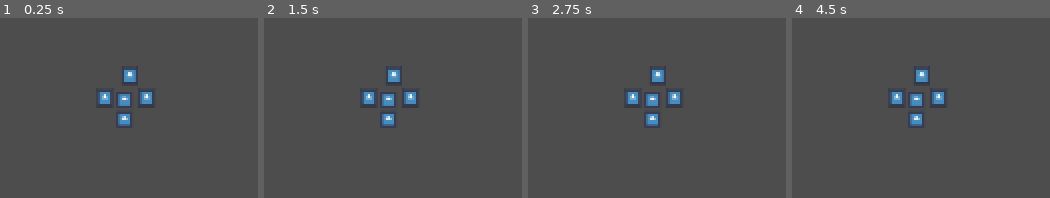
Above: before the commit, frames 1-4 (left to right).
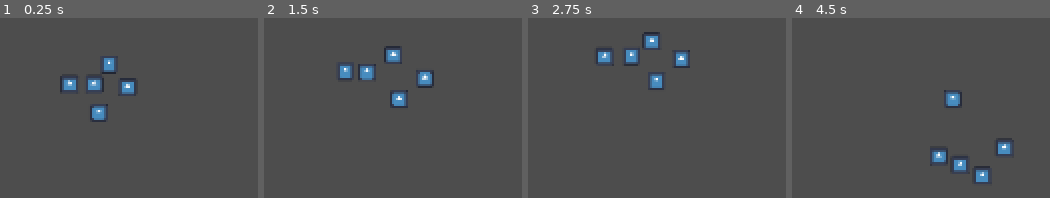
Above: after the commit, the same moments.

Repository: lm98/team-survival
Game: Godot game, scene res://scenes/game.tscn
Same seed, same stepped clock (60 frames per second), same inputs: the game is played once before the commit and once after it. The engine's default icon, where the game draws it, is replaced by a stand-in: a white triangle on a blue panel in a dark square.
Inputs (mouse positions are in pixels of both pictures, inside the frame that each line leads up to):
- Up to frame 1 (0.25 s): no input
- Up to frame 2 (1.5 s): move the mouse to (outside the picture) at 0.52 s; click (outside the picture) at 0.6 s; move the mouse to (outside the picture) at 1.27 s; click (outside the picture) at 1.35 s
- Up to frame 3 (2.75 s): move the mouse to (outside the picture) at 2.02 s; click (outside the picture) at 2.1 s
- Up to frame 4 (4.5 s): move the mouse to (outside the picture) at 2.77 s; click (outside the picture) at 2.85 s; move the mouse to (outside the picture) at 3.52 s; click (outside the picture) at 3.6 s; move the mouse to (outside the picture) at 4.27 s; click (outside the picture) at 4.35 s

The runs differ from the first frame. In frame 1, 3.9% of the frame differs, in the area x 23-60%, y 21-60%; in frame 2, 3.9%; in frame 3, 3.7%; in frame 4, 4.1%, in the area x 37-87%, y 28-93%.

Commit message:
feat: add team management and improve movement

Diff:
--- a/scenes/player_team.tscn
+++ b/scenes/player_team.tscn
@@ -5,32 +5,48 @@
 
 [sub_resource type="CircleShape2D" id="CircleShape2D_ju3rd"]
 
-[node name="PlayerTeam" type="Area2D"]
+[node name="PlayerTeam" type="Area2D" node_paths=PackedStringArray("spawn_points")]
 script = ExtResource("1_0yh88")
+spawn_points = [NodePath("SpawningShape/SpawnPoint-1"), NodePath("SpawningShape/SpawnPoint-2"), NodePath("SpawningShape/SpawnPoint-3"), NodePath("SpawningShape/SpawnPoint-4"), NodePath("SpawningShape/SpawnPoint-5")]
 
 [node name="SpawningShape" type="CollisionShape2D" parent="."]
+unique_name_in_owner = true
+scale = Vector2(2.025, 2.025)
 shape = SubResource("CircleShape2D_ju3rd")
 
 [node name="SpawnPoint-1" type="Node2D" parent="SpawningShape"]
 
-[node name="TestPlayer" parent="SpawningShape/SpawnPoint-1" instance=ExtResource("1_270gj")]
-
 [node name="SpawnPoint-2" type="Node2D" parent="SpawningShape"]
 position = Vector2(10, 0)
-
-[node name="TestPlayer" parent="SpawningShape/SpawnPoint-2" instance=ExtResource("1_270gj")]
 
 [node name="SpawnPoint-3" type="Node2D" parent="SpawningShape"]
 position = Vector2(0, 10)
 
-[node name="TestPlayer" parent="SpawningShape/SpawnPoint-3" instance=ExtResource("1_270gj")]
-
 [node name="SpawnPoint-4" type="Node2D" parent="SpawningShape"]
 position = Vector2(-10, 0)
-
-[node name="TestPlayer" parent="SpawningShape/SpawnPoint-4" instance=ExtResource("1_270gj")]
 
 [node name="SpawnPoint-5" type="Node2D" parent="SpawningShape"]
 position = Vector2(0, -10)
 
-[node name="TestPlayer" parent="SpawningShape/SpawnPoint-5" instance=ExtResource("1_270gj")]
+[node name="TestPlayer-1" parent="." instance=ExtResource("1_270gj")]
+unique_name_in_owner = true
+speed = 100
+
+[node name="TestPlayer-2" parent="." instance=ExtResource("1_270gj")]
+unique_name_in_owner = true
+position = Vector2(20, 0)
+speed = 80
+
+[node name="TestPlayer-3" parent="." instance=ExtResource("1_270gj")]
+unique_name_in_owner = true
+position = Vector2(0, 20)
+speed = 85
+
+[node name="TestPlayer-4" parent="." instance=ExtResource("1_270gj")]
+unique_name_in_owner = true
+position = Vector2(-20, 0)
+speed = 90
+
+[node name="TestPlayer-5" parent="." instance=ExtResource("1_270gj")]
+unique_name_in_owner = true
+position = Vector2(0, -20)
--- a/scripts/player_team.gd
+++ b/scripts/player_team.gd
@@ -1,12 +1,46 @@
 extends Area2D
 
-@onready var spawn_point_1 = $"SpawningShape/SpawnPoint-1"
-@onready var spawn_point_2 = $"SpawningShape/SpawnPoint-2"
-@onready var spawn_point_3 = $"SpawningShape/SpawnPoint-3"
-@onready var spawn_point_4 = $"SpawningShape/SpawnPoint-4"
-@onready var spawn_point_5 = $"SpawningShape/SpawnPoint-5"
+@export var spawn_points: Array[Node2D]
+@onready var spawning_shape = %SpawningShape
 
+var members: Dictionary = {}
+
+func add_member(member: TeamMember):
+	if members.size() < spawn_points.size():
+		members[members.size()] = member
+
+func remove_member_by_index(index: int) -> bool:
+	return members.erase(index)
+
+func remove_member(member: TeamMember):
+	if members.has(member):
+		var index = members.find_key(member)
+		remove_member_by_index(index)
+
+func create_test_team():
+	var p1 = %"TestPlayer-1"
+	var p2 = %"TestPlayer-2"
+	var p3 = %"TestPlayer-3"
+	var p4 = %"TestPlayer-4"
+	var p5 = %"TestPlayer-5"
+
+	add_member(p1)
+	add_member(p2)
+	add_member(p3)
+	add_member(p4)
+	add_member(p5)
+
+func _ready():
+	create_test_team()
 
 func _physics_process(_delta: float):
 	if Input.is_action_just_pressed("left_mouse_click"):
-		pass
+		spawning_shape.global_position = get_global_mouse_position()
+		var i = 0
+		for m in members.values():
+			var sp = spawn_points[i]
+			m.move_to_target(sp.global_position)
+			if i < spawn_points.size():
+				i += 1
+			else:
+				break
--- a/scripts/team_member.gd
+++ b/scripts/team_member.gd
@@ -1,12 +1,13 @@
-extends CharacterBody2D
+class_name TeamMember extends CharacterBody2D
 
 @export var speed: int = 50
 var click_position: Vector2 = global_position
 var target_position: Vector2 = global_position
 
 func _physics_process(_delta):
+	target_position = (click_position - global_position).normalized()
 	velocity = target_position * speed
 	move_and_slide()
 
 func move_to_target(target: Vector2):
-	target_position = (target - global_position).normalized()
+	click_position = target
